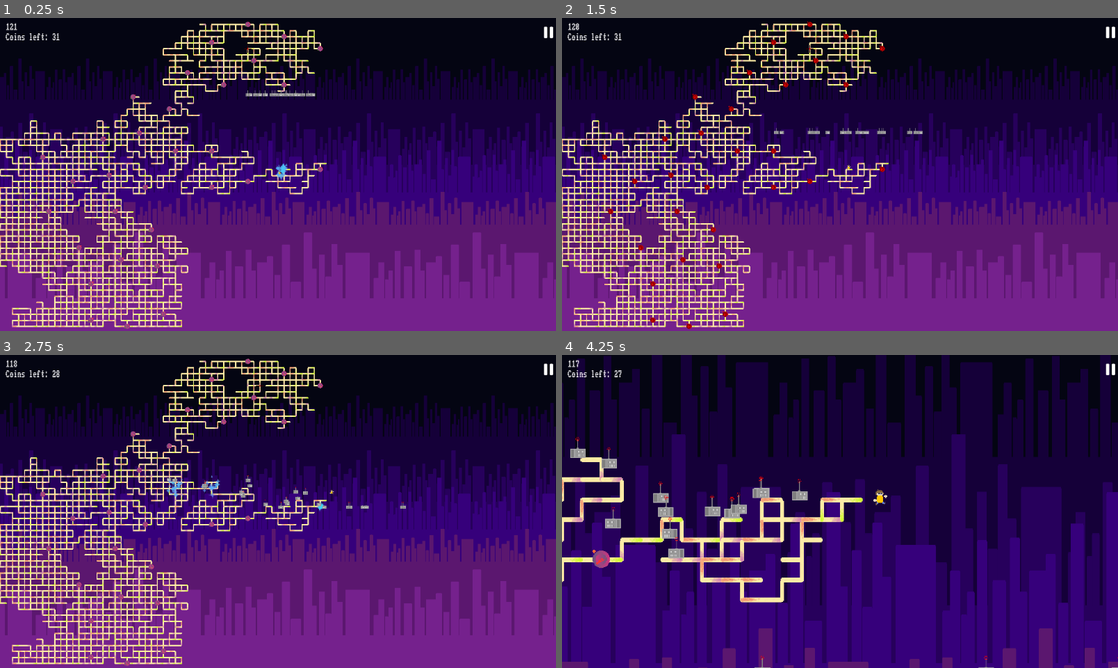
Above: before the commit, frames 1-4 (two rows, left to right).
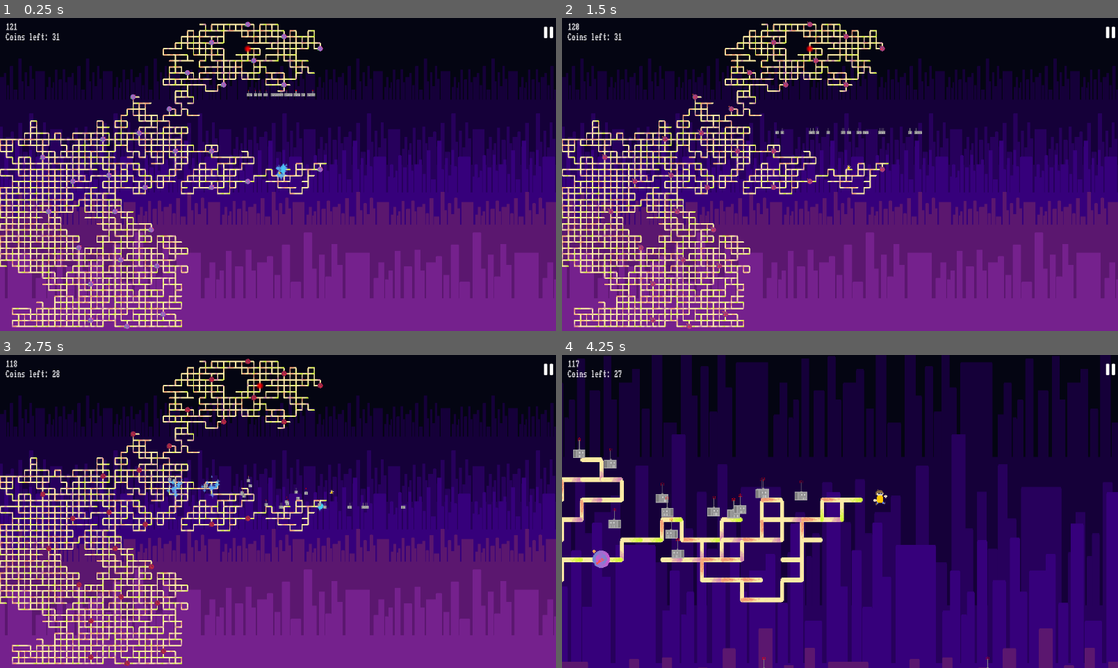
Above: after the commit, the same moments.

Repository: Kurooco/TwoDays
Game: Godot game, scene res://scenes/main.tscn
Two runs of this game, one before a commit and one after it. Both use one fixed random seed, a clock stepped at 60 frames per second and the inputs below. This scene is started directly instead of the project's main scene. The engine's default icon, where the game draws it, is replaced by a stand-in: a white triangle on a blue panel in a dark square. Sound files missing from this copy of the repository are replaced by a short silence.
Inputs (mouse positions are in pixels of both pictures, inside the frame that each line leads up to):
- Up to frame 1 (0.25 s): no input
- Up to frame 2 (1.5 s): click (1112, 33) at 0.5 s; tap Enter at 1.25 s; move the mouse to (962, 158) at 1.27 s; hold D (right) from 1.28 s (still down); hold W (up) from 1.28 s (still down); click (962, 158) at 1.35 s
- Up to frame 3 (2.75 s): keep holding D (right); move the mouse to (166, 527) at 2.02 s; release W (up) at 2.03 s; tap W (up) at 2.1, 2.27, 2.57 s; click (166, 527) at 2.3 s
- Up to frame 4 (4.25 s): move the mouse to (895, 442) at 2.77 s; release D (right) at 2.78 s; hold A (left) 2.78-3.53 s; hold W (up) 2.78-3.53 s; click (895, 442) at 2.85 s; move the mouse to (812, 574) at 3.52 s; hold D (right) from 3.53 s (still down); tap C (toggle camera) at 3.6 s; tap W (up) at 3.77, 4.07 s; click (812, 574) at 3.8 s

The runs differ from the first frame. In frame 1, 0.5% of the frame differs, in the area x 7-59%, y 1-100%; in frame 2, 0.6%; in frame 3, 0.5%; in frame 4, 0.9%, in the area x 1-100%, y 26-100%.
Error in both runs: Invalid call. Nonexistent function 'pause_current' in base 'Nil'. (res://scripts/switch_screen_button.gd:11)

Commit message:
Added more menu screens, added sfx

Diff:
--- a/project.godot
+++ b/project.godot
@@ -10,10 +10,11 @@
 
 [application]
 
-config/name="Two Days"
+config/name="Save The Fortress"
 run/main_scene="res://scenes/game_manager.tscn"
 config/features=PackedStringArray("4.2", "GL Compatibility")
-config/icon="res://icon.svg"
+boot_splash/bg_color=Color(0.088364, 0.0565692, 0.254323, 1)
+config/icon="res://art/bomb.png"
 
 [autoload]
 
@@ -26,6 +27,10 @@
 [dotnet]
 
 project/assembly_name="Two Days"
+
+[editor]
+
+movie_writer/movie_file="C:/Users/DJsul/OneDrive/Documents/Godot_v4.2.1-stable_mono_win64  --NEW--/TwoDays/movies/movie.avi"
 
 [input]
 
--- a/scenes/bomb.tscn
+++ b/scenes/bomb.tscn
@@ -1,6 +1,7 @@
-[gd_scene load_steps=7 format=3 uid="uid://caujxb4kadxl3"]
+[gd_scene load_steps=8 format=3 uid="uid://caujxb4kadxl3"]
 
 [ext_resource type="Script" path="res://scripts/bomb.gd" id="1_bdpsa"]
+[ext_resource type="AudioStream" uid="uid://civtdl3klvobg" path="res://sound/weird_exp.wav" id="2_i0frc"]
 [ext_resource type="Texture2D" uid="uid://brl4lf0d8mhoh" path="res://art/bomb.png" id="2_jym6u"]
 [ext_resource type="PackedScene" uid="uid://dpwx6uuswyfeb" path="res://scenes/on_screen_rect.tscn" id="3_uj6sf"]
 [ext_resource type="Texture2D" uid="uid://b3vpyal4pxgck" path="res://art/explosion.png" id="4_k27xe"]
@@ -42,7 +43,12 @@
 scale_amount_max = 2.0
 color_ramp = SubResource("Gradient_8e32w")
 
+[node name="AudioStreamPlayer2D" type="AudioStreamPlayer2D" parent="."]
+stream = ExtResource("2_i0frc")
+max_polyphony = 100
+bus = &"sfx"
+
 [connection signal="area_entered" from="." to="." method="_on_area_entered"]
 [connection signal="body_entered" from="." to="." method="_on_body_entered"]
 [connection signal="exit_rect" from="OnScreenRect" to="." method="_on_on_screen_rect_exit_rect"]
-[connection signal="finished" from="Explosion" to="." method="_on_explosion_finished"]
+[connection signal="finished" from="AudioStreamPlayer2D" to="." method="_on_audio_stream_player_2d_finished"]
--- a/scenes/builder.tscn
+++ b/scenes/builder.tscn
@@ -1,9 +1,10 @@
-[gd_scene load_steps=5 format=3 uid="uid://bkcylhhj61hqa"]
+[gd_scene load_steps=6 format=3 uid="uid://bkcylhhj61hqa"]
 
 [ext_resource type="Script" path="res://scripts/builder.gd" id="1_qaepj"]
-[ext_resource type="Texture2D" uid="uid://54xw02u713du" path="res://icon.svg" id="1_u8jal"]
 [ext_resource type="Script" path="res://scripts/target.gd" id="3_d4fih"]
+[ext_resource type="Texture2D" uid="uid://b3vpyal4pxgck" path="res://art/explosion.png" id="3_wrsr3"]
 [ext_resource type="Texture2D" uid="uid://ctpfr0mfuoi16" path="res://art/crosshair2.png" id="4_fqlbe"]
+[ext_resource type="AudioStream" uid="uid://bf8wupoek34rg" path="res://sound/call.wav" id="5_2o0wf"]
 
 [node name="Node2D" type="Node2D"]
 modulate = Color(1, 0, 0, 1)
@@ -13,18 +14,13 @@
 scale = Vector2(0.5, 0.5)
 script = ExtResource("1_qaepj")
 
-[node name="Sprite2D" type="Sprite2D" parent="Builder"]
-scale = Vector2(1, 0.078125)
-texture = ExtResource("1_u8jal")
-
-[node name="Sprite2D2" type="Sprite2D" parent="Builder"]
-rotation = 1.5708
-scale = Vector2(1, 0.078125)
-texture = ExtResource("1_u8jal")
-
 [node name="Timer" type="Timer" parent="Builder"]
 wait_time = 0.2
 autostart = true
+
+[node name="AnimatedSprite2D" type="Sprite2D" parent="Builder"]
+scale = Vector2(2.86, 2.86)
+texture = ExtResource("3_wrsr3")
 
 [node name="Target" type="Node2D" parent="."]
 visible = false
@@ -44,4 +40,7 @@
 scale = Vector2(11, 11)
 texture = ExtResource("4_fqlbe")
 
+[node name="FocusSound" type="AudioStreamPlayer" parent="Target"]
+stream = ExtResource("5_2o0wf")
+
 [connection signal="timeout" from="Builder/Timer" to="Builder" method="_on_timer_timeout"]
--- /dev/null
+++ b/scenes/controls_menu.tscn
@@ -0,0 +1,101 @@
+[gd_scene load_steps=10 format=3 uid="uid://c7eu84eh44n7q"]
+
+[ext_resource type="PackedScene" uid="uid://cq42jpp6r5j5q" path="res://scenes/option_menu.tscn" id="1_psf2c"]
+[ext_resource type="StyleBox" uid="uid://ci6ctg8r625dj" path="res://resources/menu_panel.tres" id="2_cinlp"]
+[ext_resource type="Texture2D" uid="uid://c41gc8i62g3qj" path="res://art/screen_shots/coin.PNG" id="2_ffdfx"]
+[ext_resource type="Texture2D" uid="uid://fu27tq14t83h" path="res://art/screen_shots/bots.PNG" id="3_kmaku"]
+[ext_resource type="Texture2D" uid="uid://bw7nealf3gtin" path="res://art/screen_shots/fall.png" id="4_xdsw6"]
+[ext_resource type="Theme" uid="uid://dqbpmu56mfygv" path="res://resources/button_theme.tres" id="5_wjuxg"]
+[ext_resource type="Texture2D" uid="uid://2q00nmu2uok5" path="res://art/screen_shots/builder.png" id="6_lu7ij"]
+[ext_resource type="Texture2D" uid="uid://blko2owqnv33h" path="res://art/screen_shots/target.PNG" id="7_354oi"]
+[ext_resource type="Texture2D" uid="uid://curyrqft1xhb2" path="res://art/screen_shots/bomb.png" id="8_pq05u"]
+
+[node name="Control" instance=ExtResource("1_psf2c")]
+
+[node name="Panel" parent="." index="1"]
+offset_left = -473.5
+offset_top = -296.0
+offset_right = 473.5
+offset_bottom = 296.0
+theme_override_styles/panel = ExtResource("2_cinlp")
+
+[node name="TextureRect" type="Sprite2D" parent="Panel" index="2"]
+position = Vector2(96.5, 215)
+scale = Vector2(0.506983, 0.506983)
+texture = ExtResource("2_ffdfx")
+
+[node name="TextureRect2" type="Sprite2D" parent="Panel" index="3"]
+position = Vector2(69.5, 317)
+scale = Vector2(0.550992, 0.550992)
+texture = ExtResource("3_kmaku")
+
+[node name="TextureRect3" type="Sprite2D" parent="Panel" index="4"]
+position = Vector2(186.5, 322)
+scale = Vector2(0.484535, 0.484535)
+texture = ExtResource("4_xdsw6")
+
+[node name="Label" type="Label" parent="Panel" index="5"]
+layout_mode = 1
+anchors_preset = 5
+anchor_left = 0.5
+anchor_right = 0.5
+offset_left = -100.0
+offset_top = 15.0
+offset_right = 100.0
+offset_bottom = 66.0
+grow_horizontal = 2
+theme = ExtResource("5_wjuxg")
+theme_override_font_sizes/font_size = 50
+text = "Controls"
+
+[node name="Label2" type="Label" parent="Panel" index="6"]
+layout_mode = 0
+offset_left = 43.0
+offset_top = 102.0
+offset_right = 243.0
+offset_bottom = 153.0
+theme = ExtResource("5_wjuxg")
+text = "- To move, use arrow keys or WASD.
+- Zoom the camera in/out with C.
+"
+
+[node name="Label3" type="Label" parent="Panel" index="7"]
+layout_mode = 0
+offset_left = 184.5
+offset_top = 170.0
+offset_right = 874.5
+offset_bottom = 263.0
+theme = ExtResource("5_wjuxg")
+text = "- Collect all coins (the weird little flashing purple things) to win.
+- Robots will help you collect coins
+- If you want to descend quickly, press the down or S key to remove
+  the plank below you"
+
+[node name="Label4" type="Label" parent="Panel" index="8"]
+layout_mode = 0
+offset_left = 29.5
+offset_top = 419.0
+offset_right = 719.5
+offset_bottom = 536.0
+theme = ExtResource("5_wjuxg")
+text = "- The builder builds new structures so you can navigate the map
+  easier. Click on the screen to call the builder over to an
+  area that needs attention.
+- Watch out for bombs! They will destroy parts of the fortress
+  and will generally make your life difficult. Save the fortress
+  before time runs out, or else..."
+
+[node name="Builder" type="Sprite2D" parent="Panel" index="9"]
+position = Vector2(860, 340)
+scale = Vector2(0.372054, 0.372054)
+texture = ExtResource("6_lu7ij")
+
+[node name="Target" type="Sprite2D" parent="Panel" index="10"]
+position = Vector2(706, 336)
+scale = Vector2(0.622449, 0.622449)
+texture = ExtResource("7_354oi")
+
+[node name="Bomb" type="Sprite2D" parent="Panel" index="11"]
+position = Vector2(792, 477)
+scale = Vector2(1.03947, 1.03947)
+texture = ExtResource("8_pq05u")
--- /dev/null
+++ b/scenes/credit_screen.tscn
@@ -0,0 +1,34 @@
+[gd_scene load_steps=3 format=3 uid="uid://bpe6p8j5xahea"]
+
+[ext_resource type="PackedScene" uid="uid://cq42jpp6r5j5q" path="res://scenes/option_menu.tscn" id="1_rbfk2"]
+[ext_resource type="Theme" uid="uid://dqbpmu56mfygv" path="res://resources/button_theme.tres" id="2_jvtsw"]
+
+[node name="Control" instance=ExtResource("1_rbfk2")]
+
+[node name="Label" type="Label" parent="Panel" index="2"]
+layout_mode = 1
+anchors_preset = 5
+anchor_left = 0.5
+anchor_right = 0.5
+offset_left = -52.5
+offset_top = 18.0
+offset_right = 52.5
+offset_bottom = 60.0
+grow_horizontal = 2
+theme = ExtResource("2_jvtsw")
+theme_override_font_sizes/font_size = 30
+text = "Credits"
+
+[node name="Label2" type="Label" parent="Panel" index="3"]
+layout_mode = 1
+offset_left = 58.0
+offset_top = 118.0
+offset_right = 818.0
+offset_bottom = 163.0
+theme = ExtResource("2_jvtsw")
+text = "I did the art, programming, music, and sound effects for this game.
+
+The font used is \"Workbench\" from Google Fonts.
+Music and sound effects were made with GarageBand.
+Art was created primarily using Microsoft's Paint 3D, with occasional
+use of the Scratch sprite editor."
--- a/scenes/main.tscn
+++ b/scenes/main.tscn
@@ -43,6 +43,7 @@
 worldmap = NodePath("..")
 bombs = ExtResource("8_qpn4l")
 higher_range = 90
+autostart = false
 
 [node name="Cannon2" parent="." node_paths=PackedStringArray("worldmap") instance=ExtResource("7_6gntm")]
 position = Vector2(2283, 1264)
@@ -51,6 +52,7 @@
 bombs = ExtResource("8_qpn4l")
 lower_range = -180
 higher_range = -90
+autostart = false
 
 [node name="PanicSpawner" parent="." node_paths=PackedStringArray("worldmap") instance=ExtResource("10_sjkyb")]
 position = Vector2(0, -698)
@@ -193,12 +195,20 @@
 
 [node name="MainSong" type="AudioStreamPlayer" parent="."]
 stream = ExtResource("17_mc3c1")
+volume_db = -1.284
+autoplay = true
 bus = &"music"
+
+[node name="GraceTime" type="Timer" parent="."]
+wait_time = 5.0
+one_shot = true
+autostart = true
 
 [connection signal="player_died" from="Player" to="." method="_on_player_player_died"]
 [connection signal="hidden" from="PanicSpawner" to="." method="_on_panic_spawner_hidden"]
 [connection signal="timeout" from="CanvasLayer/Timer" to="." method="_on_timer_timeout"]
 [connection signal="focus_entered" from="CanvasLayer/Pause" to="." method="_on_pause_focus_entered"]
 [connection signal="focus_exited" from="CanvasLayer/Pause" to="." method="_on_pause_focus_exited"]
+[connection signal="timeout" from="GraceTime" to="." method="_on_grace_time_timeout"]
 
 [editable path="Builder"]
--- a/scenes/menu.tscn
+++ b/scenes/menu.tscn
@@ -44,9 +44,9 @@
 offset_right = 250.0
 offset_bottom = 300.0
 grow_horizontal = 2
+theme_override_constants/separation = 8
 
 [node name="SwitchScreenButton" parent="VBoxContainer" instance=ExtResource("1_fju84")]
-custom_minimum_size = Vector2(50, 80)
 layout_mode = 2
 text = "Start
 "
@@ -54,11 +54,23 @@
 replacement_mode = 1
 
 [node name="SwitchScreenButton2" parent="VBoxContainer" instance=ExtResource("1_fju84")]
-custom_minimum_size = Vector2(0, 80)
 layout_mode = 2
 text = "Options
 "
 scene = "res://scenes/menu_options_menu.tscn"
+hide_previous_screen = true
+
+[node name="SwitchScreenButton3" parent="VBoxContainer" instance=ExtResource("1_fju84")]
+layout_mode = 2
+text = "Controls
+"
+scene = "res://scenes/controls_menu.tscn"
+hide_previous_screen = true
+
+[node name="SwitchScreenButton4" parent="VBoxContainer" instance=ExtResource("1_fju84")]
+layout_mode = 2
+text = "Credits"
+scene = "res://scenes/credit_screen.tscn"
 hide_previous_screen = true
 
 [node name="ParallaxBackground" type="ParallaxBackground" parent="."]
@@ -128,4 +140,7 @@
 
 [node name="AudioStreamPlayer" type="AudioStreamPlayer" parent="."]
 stream = ExtResource("7_q4urr")
+autoplay = true
 bus = &"music"
+
+[connection signal="button_down" from="VBoxContainer/SwitchScreenButton" to="." method="_on_switch_screen_button_button_down"]
--- a/scenes/option_menu.tscn
+++ b/scenes/option_menu.tscn
@@ -1,5 +1,6 @@
-[gd_scene load_steps=2 format=3 uid="uid://cq42jpp6r5j5q"]
+[gd_scene load_steps=3 format=3 uid="uid://cq42jpp6r5j5q"]
 
+[ext_resource type="StyleBox" uid="uid://ci6ctg8r625dj" path="res://resources/menu_panel.tres" id="1_0dl4h"]
 [ext_resource type="PackedScene" uid="uid://dgli77mh004mr" path="res://scenes/switch_screen_button.tscn" id="1_gj8n4"]
 
 [node name="Control" type="CanvasLayer"]
@@ -21,6 +22,7 @@
 offset_bottom = 250.0
 grow_horizontal = 2
 grow_vertical = 2
+theme_override_styles/panel = ExtResource("1_0dl4h")
 
 [node name="VBoxContainer" type="VBoxContainer" parent="Panel"]
 custom_minimum_size = Vector2(500, 300)
--- a/scenes/panic.tscn
+++ b/scenes/panic.tscn
@@ -51,11 +51,11 @@
 shape = SubResource("RectangleShape2D_tkg7a")
 
 [node name="Sprite2D" type="AnimatedSprite2D" parent="."]
-position = Vector2(-4, -5)
-scale = Vector2(1.94643, 1.94643)
+position = Vector2(-0.437496, -5)
+scale = Vector2(1.55893, 1.94643)
 sprite_frames = SubResource("SpriteFrames_dgwnm")
 autoplay = "default"
-frame_progress = 0.771559
+frame_progress = 0.481992
 
 [node name="OnScreenRect" parent="." instance=ExtResource("3_kerte")]
 top_left_rect = Vector2(-10000, -1296)
--- a/scenes/platform.tscn
+++ b/scenes/platform.tscn
@@ -1,7 +1,8 @@
-[gd_scene load_steps=6 format=3 uid="uid://cq78ane1yx2ai"]
+[gd_scene load_steps=7 format=3 uid="uid://cq78ane1yx2ai"]
 
 [ext_resource type="Script" path="res://scripts/platform.gd" id="1_x4jcs"]
 [ext_resource type="SpriteFrames" uid="uid://kt34kulg8jrc" path="res://resources/popsicle.tres" id="2_bteep"]
+[ext_resource type="AudioStream" uid="uid://d1ysh04gqdkfq" path="res://sound/stick_hit.wav" id="3_yd7pi"]
 
 [sub_resource type="PhysicsMaterial" id="PhysicsMaterial_l64j7"]
 bounce = 0.3
@@ -53,3 +54,8 @@
 [node name="CollisionShape2D" type="CollisionShape2D" parent="PlayerDestroy"]
 position = Vector2(2.19345e-05, 7.00001)
 shape = SubResource("RectangleShape2D_jyhxk")
+
+[node name="StickSound" type="AudioStreamPlayer2D" parent="."]
+stream = ExtResource("3_yd7pi")
+max_polyphony = 5
+bus = &"sfx"
--- a/scenes/pole.tscn
+++ b/scenes/pole.tscn
@@ -1,7 +1,8 @@
-[gd_scene load_steps=4 format=3 uid="uid://bek1l3fn70tlf"]
+[gd_scene load_steps=5 format=3 uid="uid://bek1l3fn70tlf"]
 
 [ext_resource type="Script" path="res://scripts/platform.gd" id="1_p23i6"]
 [ext_resource type="SpriteFrames" uid="uid://kt34kulg8jrc" path="res://resources/popsicle.tres" id="2_pwmc2"]
+[ext_resource type="AudioStream" uid="uid://d1ysh04gqdkfq" path="res://sound/stick_hit.wav" id="3_kxbja"]
 
 [sub_resource type="RectangleShape2D" id="RectangleShape2D_siaxe"]
 size = Vector2(50, 10)
@@ -23,3 +24,8 @@
 rotation = 1.5708
 scale = Vector2(2.49259, 1.92496)
 sprite_frames = ExtResource("2_pwmc2")
+
+[node name="StickSound" type="AudioStreamPlayer2D" parent="."]
+stream = ExtResource("3_kxbja")
+max_polyphony = 5
+bus = &"sfx"
--- a/scripts/bomb.gd
+++ b/scripts/bomb.gd
@@ -15,11 +15,15 @@
 func _process(delta):
 	move_local_x(cos(fire_direction)*FIRE_SPEED*delta)
 	move_local_y(sin(fire_direction)*FIRE_SPEED*delta)
+	if(get_overlapping_bodies().size() > 0):
+		explode()
+		set_process(false)
 
 
 func _on_area_entered(area):
-	get_tree().call_group("structure", "destroy", position, RADIUS)
-	explode()
+	#get_tree().call_group("structure", "destroy", position, RADIUS)
+	#explode()
+	pass
 
 
 func _on_on_screen_rect_exit_rect():
@@ -27,13 +31,15 @@
 
 
 func _on_body_entered(body):
-	get_tree().call_group("structure", "destroy", position, RADIUS)
-	explode()
+	#get_tree().call_group("structure", "destroy", position, RADIUS)
+	#explode()
+	pass
 
 func explode():
+	get_tree().call_group("structure", "destroy", position, RADIUS)
 	$Explosion.emitting = true
 	$Sprite2D.hide()
 	$CollisionShape2D.set_deferred("disabled", true)
-
-func _on_explosion_finished():
+	$AudioStreamPlayer2D.play()
+	await $AudioStreamPlayer2D.finished
 	queue_free()
--- a/scripts/cannon.gd
+++ b/scripts/cannon.gd
@@ -5,9 +5,12 @@
 @export var bombs : PackedScene
 @export var lower_range : int
 @export var higher_range : int
+@export var autostart = true
 
 # Called when the node enters the scene tree for the first time.
 func _ready():
+	if(!autostart):
+		stop()
 	if(cannon_positioning == 1):
 		position = Vector2(Autoload.border.x*2, -Autoload.border.y*2)
 	if(cannon_positioning == 2):
@@ -24,6 +27,9 @@
 func stop():
 	$Timer.stop()
 
+func start():
+	$Timer.start()
+
 func set_time(seconds):
 	$Timer.wait_time = seconds
 
--- a/scripts/coin.gd
+++ b/scripts/coin.gd
@@ -1,16 +1,24 @@
 extends Area2D
 
+var turn_red = true
+@onready var sprite = $AnimatedSprite2D
 
 # Called when the node enters the scene tree for the first time.
 func _ready():
-	var tween = get_tree().create_tween().set_loops(0)
-	tween.tween_property($AnimatedSprite2D, "modulate", Color.RED, .5)
-	tween.tween_property($AnimatedSprite2D, "modulate", Color.WHITE, .5)
-	tween.bind_node($"..")
+	pass
 
 # Called every frame. 'delta' is the elapsed time since the previous frame.
 func _process(delta):
-	pass
+	if(turn_red):
+		sprite.modulate.b = move_toward(sprite.modulate.b, 0, delta)
+		sprite.modulate.g = sprite.modulate.b
+		if(sprite.modulate.b == 0):
+			turn_red = false
+	else:
+		sprite.modulate.b = move_toward(sprite.modulate.b, 1, delta)
+		sprite.modulate.g = sprite.modulate.b
+		if(sprite.modulate.b == 1):
+			turn_red = true
 
 
 func _on_body_entered(body):
--- a/scripts/game_manager.gd
+++ b/scripts/game_manager.gd
@@ -55,3 +55,9 @@
 		root.propagate_call("set", ["mouse_filter", Control.MOUSE_FILTER_IGNORE])
 	else:
 		root.propagate_call("set", ["mouse_filter", Control.MOUSE_FILTER_PASS])
+
+func play_global_sound(sound: AudioStreamWAV):
+	var audio_player = AudioStreamPlayer.new()
+	audio_player.stream = sound
+	audio_player.connect("finished", queue_free)
+	add_child(audio_player)
--- a/scripts/main.gd
+++ b/scripts/main.gd
@@ -40,3 +40,9 @@
 
 func _on_pause_focus_exited():
 	Autoload.can_target = true
+
+
+func _on_grace_time_timeout():
+	$Cannon.start()
+	await get_tree().create_timer(1).timeout
+	$Cannon2.start()
--- a/scripts/menu.gd
+++ b/scripts/menu.gd
@@ -9,3 +9,7 @@
 # Called every frame. 'delta' is the elapsed time since the previous frame.
 func _process(delta):
 	$Camera2D.position = get_global_mouse_position()/10
+
+
+func _on_switch_screen_button_button_down():
+	$AudioStreamPlayer.stop()
--- a/scripts/on_screen_rect.gd
+++ b/scripts/on_screen_rect.gd
@@ -15,12 +15,10 @@
 			emit_signal("exit_rect")
 		if(global_position.y > $"/root/Autoload".border.y*1.99):
 			emit_signal("fell")
-			print_debug("Gone")
 			set_process(false)
 	else:
 		if(global_position.x < top_left_rect.x || global_position.x > bottom_right_rect.x || global_position.y < top_left_rect.y || global_position.y > bottom_right_rect.y):
 			emit_signal("exit_rect")
 		if(global_position.y > bottom_right_rect.y):
 			emit_signal("fell")
-			print_debug("Gone")
 			set_process(false)
--- a/scripts/platform.gd
+++ b/scripts/platform.gd
@@ -3,11 +3,13 @@
 @export var is_horizontal_platform : bool
 var FADE_RATE = 0.5
 var is_destroyed = false
+var prev_vel = Vector2(-INF, -INF)
 
 # Called when the node enters the scene tree for the first time.
 func _ready():
 	$Sprite2D.frame = randi()%4
 	call_deferred("set_freeze_enabled", true)
+	$StickSound.pitch_scale = randf_range(.6, 2)
 
 
 # Called every frame. 'delta' is the elapsed time since the previous frame.
@@ -15,7 +17,11 @@
 	if(is_horizontal_platform && Input.is_action_pressed("down") && !$PlayerDestroy.get_overlapping_bodies().is_empty()):
 		destroy(position, 100)
 	if(is_destroyed):
-		#print_debug($Sprite2D.modulate.a)
+		if(linear_velocity.y < -50 && prev_vel.y > 50):
+			print_debug(prev_vel)
+			#$StickSound.volume_db = prev_vel.y*-1 - 40
+			$StickSound.play()
+		prev_vel = linear_velocity
 		$Sprite2D.modulate.a = move_toward($Sprite2D.modulate.a, 0, delta*FADE_RATE)
 		if($Sprite2D.modulate.a == 0):
 			queue_free()
--- a/scripts/target.gd
+++ b/scripts/target.gd
@@ -16,6 +16,6 @@
 	$Crosshair2.scale.y = move_toward($Crosshair2.scale.y, 15, delta*50)
 
 func focus():
-	print_debug("Focus")
+	$FocusSound.play()
 	$Crosshair1.scale = Vector2.ZERO
 	$Crosshair2.scale = Vector2(40, 40)
Binary file changed: art/box2.png
Binary file added: art/screen_shots/bomb.png
Not shown, added: art/screen_shots/bomb.png.import
Binary file added: art/screen_shots/bots.PNG
Not shown, added: art/screen_shots/bots.PNG.import
Binary file added: art/screen_shots/builder.png
Not shown, added: art/screen_shots/builder.png.import
Binary file added: art/screen_shots/coin.PNG
Not shown, added: art/screen_shots/coin.PNG.import
Binary file added: art/screen_shots/fall.png
Not shown, added: art/screen_shots/fall.png.import
Binary file added: art/screen_shots/target.PNG
(and 10 more such lines)
